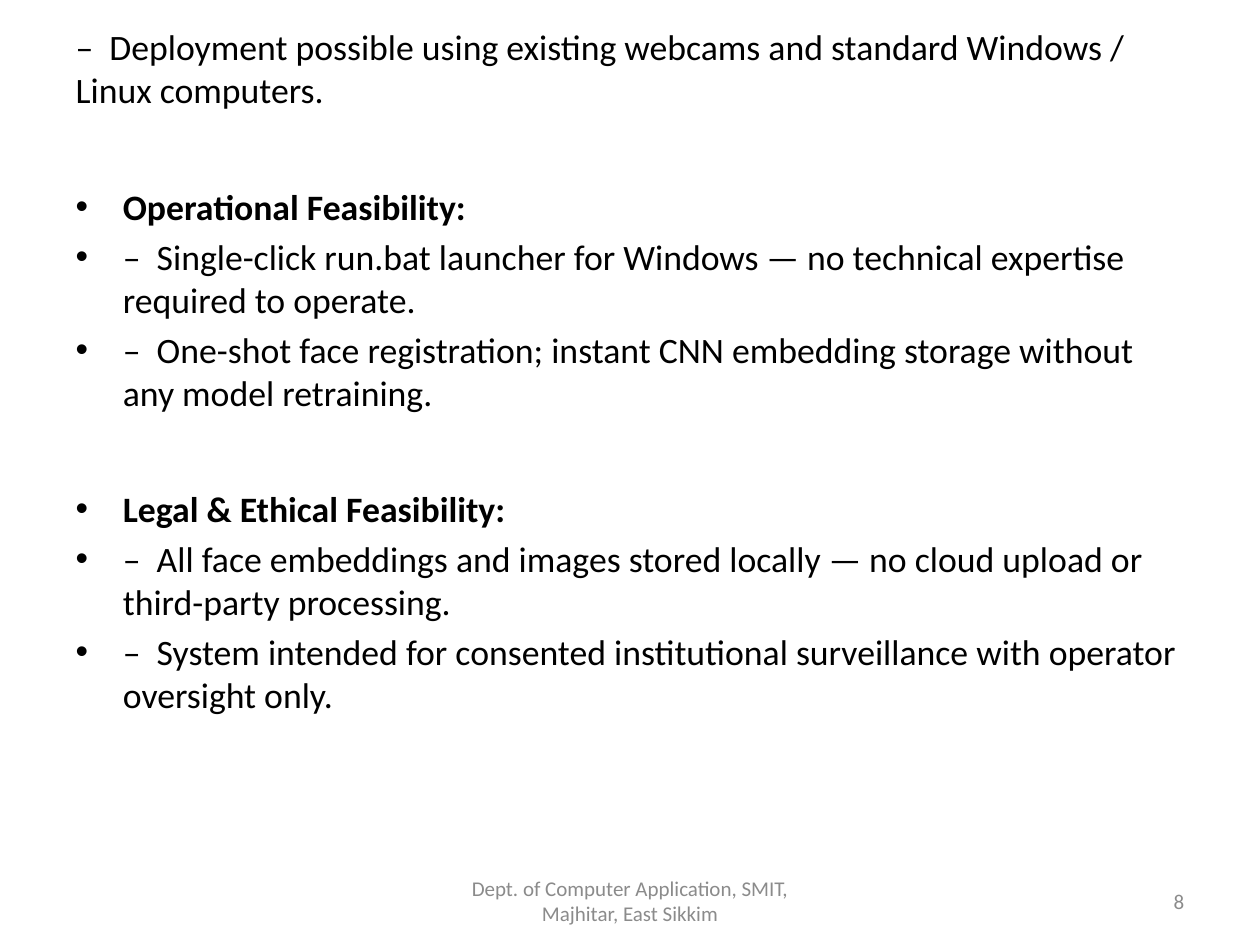
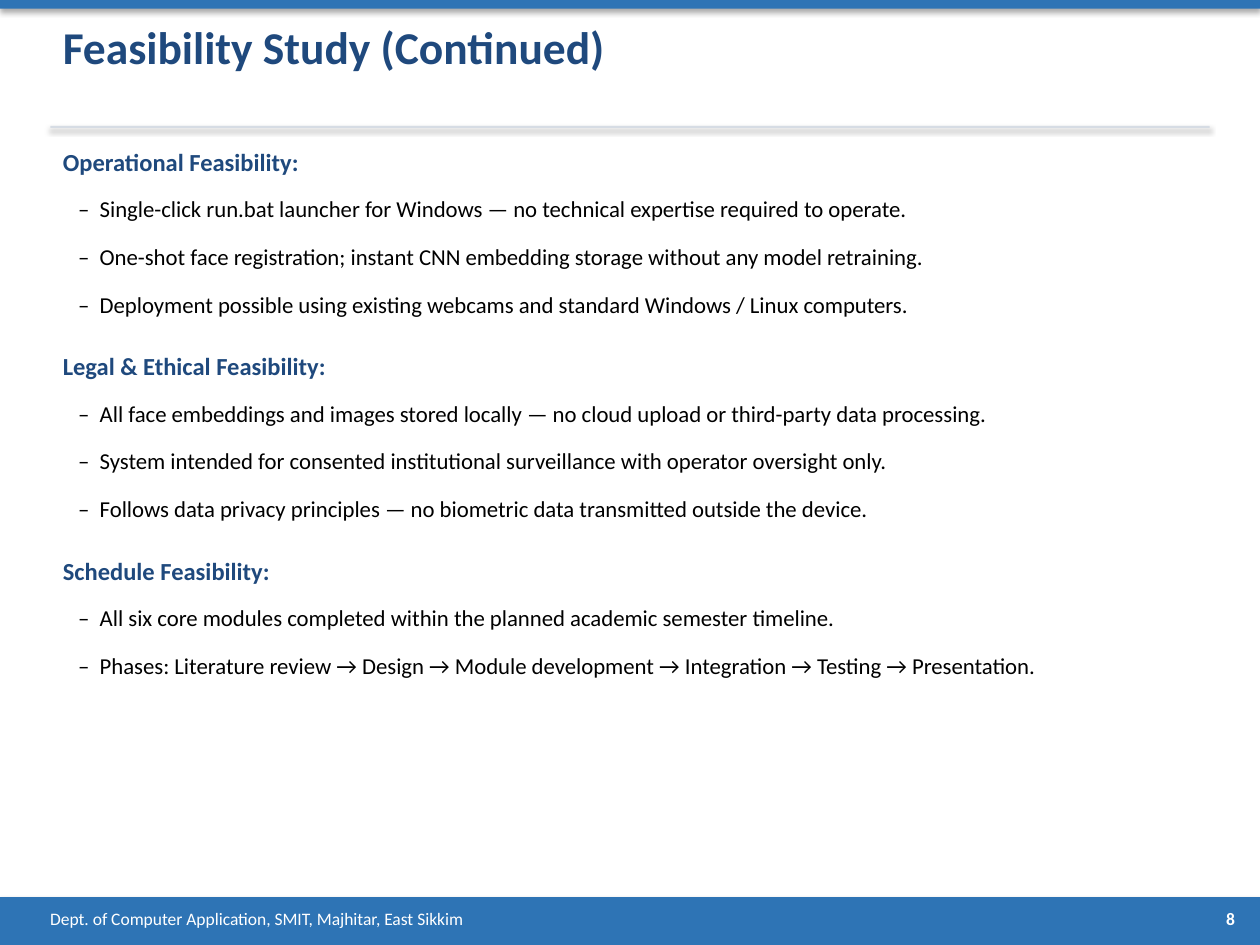
Before and after one commit to prageshdir/FACEE, a slide deck: slide 8 of FACEE_Presentation.pptx. Drawn at 1260x945 pixels with LibreOffice and Linux fonts; fonts in the diff are those of the drawing. Boxes give left, top, right and bottom in pixels: in the first picture for what was removed or moved away, otherwise in the second. Text is boxed around its words. In the diff, an @@ line names an element or a change of style, - is before the commit and + after.

```diff
--- a/FACEE_Presentation.pptx
+++ b/FACEE_Presentation.pptx
@@ rectangle added at [0,0,1260,9], fill #2E74B5 @@
@@ text added at [63,30,605,71], 26 pt, text #1F497D, bold @@
+Feasibility Study (Continued)
@@ text removed at [76,35,1176,714] @@
-– Deployment possible using existing webcams and standard Windows / Linux computers.
-• Operational Feasibility:
-• – Single-click run.bat launcher for Windows — no technical expertise required to operate.
-• – One-shot face registration; instant CNN embedding storage without any model retraining.
-• Legal & Ethical Feasibility:
-• – All face embeddings and images stored locally — no cloud upload or third-party processing.
-• – System intended for consented institutional surveillance with operator oversight only.
@@ rectangle added at [50,126,1210,129], fill #D6DCE4 @@
@@ text added at [63,153,298,175], 14 pt, text #1F497D, bold @@
+Operational Feasibility:
@@ text added at [100,201,906,221], 13 pt, text #000000 @@
+– Single-click run.bat launcher for Windows — no technical expertise required to operate.
@@ text added at [100,249,922,269], 13 pt, text #000000 @@
+– One-shot face registration; instant CNN embedding storage without any model retraining.
@@ text added at [100,297,908,317], 13 pt, text #000000 @@
+– Deployment possible using existing webcams and standard Windows / Linux computers.
@@ text added at [63,357,325,379], 14 pt, text #1F497D, bold @@
+Legal & Ethical Feasibility:
@@ text added at [100,406,986,426], 13 pt, text #000000 @@
+– All face embeddings and images stored locally — no cloud upload or third-party data processing.
@@ text added at [100,453,887,473], 13 pt, text #000000 @@
+– System intended for consented institutional surveillance with operator oversight only.
@@ text added at [100,501,867,521], 13 pt, text #000000 @@
+– Follows data privacy principles — no biometric data transmitted outside the device.
@@ text added at [63,562,269,584], 14 pt, text #1F497D, bold @@
+Schedule Feasibility:
@@ text added at [100,610,834,630], 13 pt, text #000000 @@
+– All six core modules completed within the planned academic semester timeline.
@@ text added at [100,658,1035,678], 13 pt, text #000000 @@
+– Phases: Literature review → Design → Module development → Integration → Testing → Presentation.
@@ rectangle added at [0,897,1260,945], fill #2E74B5 @@
@@ text "Dept. of Computer Application, SMIT, ...": place and size @@
-text "Dept. of Computer Application, SMIT, ..." at [472,881,788,925]
+text "Dept. of Computer Application, SMIT, ..." at [50,913,463,928]
@@ text "Dept. of Computer Application, SMIT, ..." at [50,913,463,928]: size 12 to 10 pt, text colour #8C8C8C to #FFFFFF; alignment centre to left; vertical alignment middle to top @@
@@ text "8": place and size @@
-text "8" at [1174,895,1185,909]
+text "8" at [1226,913,1235,925]
@@ text "8" at [1226,913,1235,925]: size 12 to 10 pt, text colour #8C8C8C to #FFFFFF, bold on; vertical alignment middle to top @@
```
Also in this commit, not shown: 21 other slides changed, 4 slides added, 6 slides removed, 1 other file.
